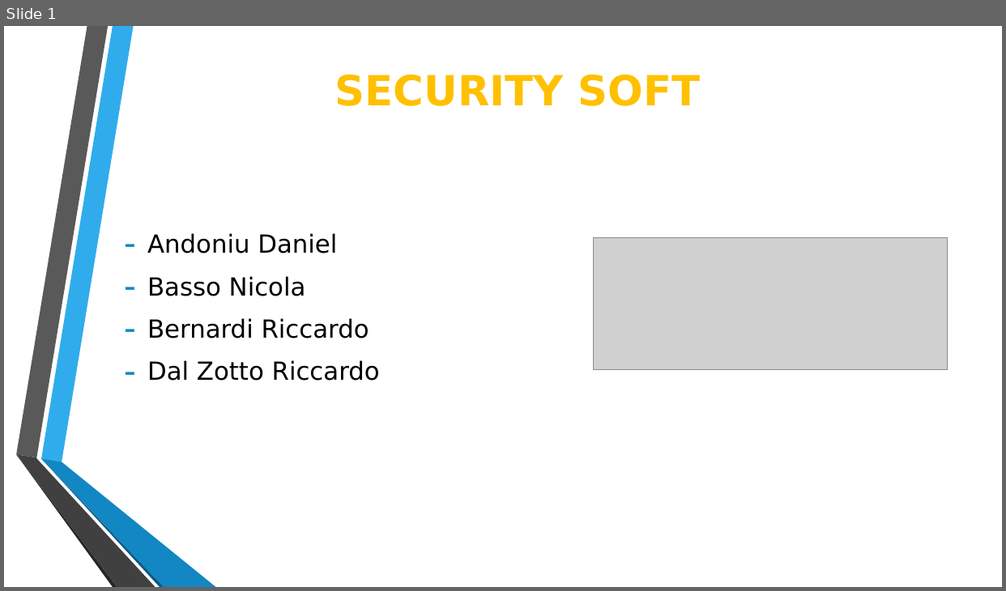
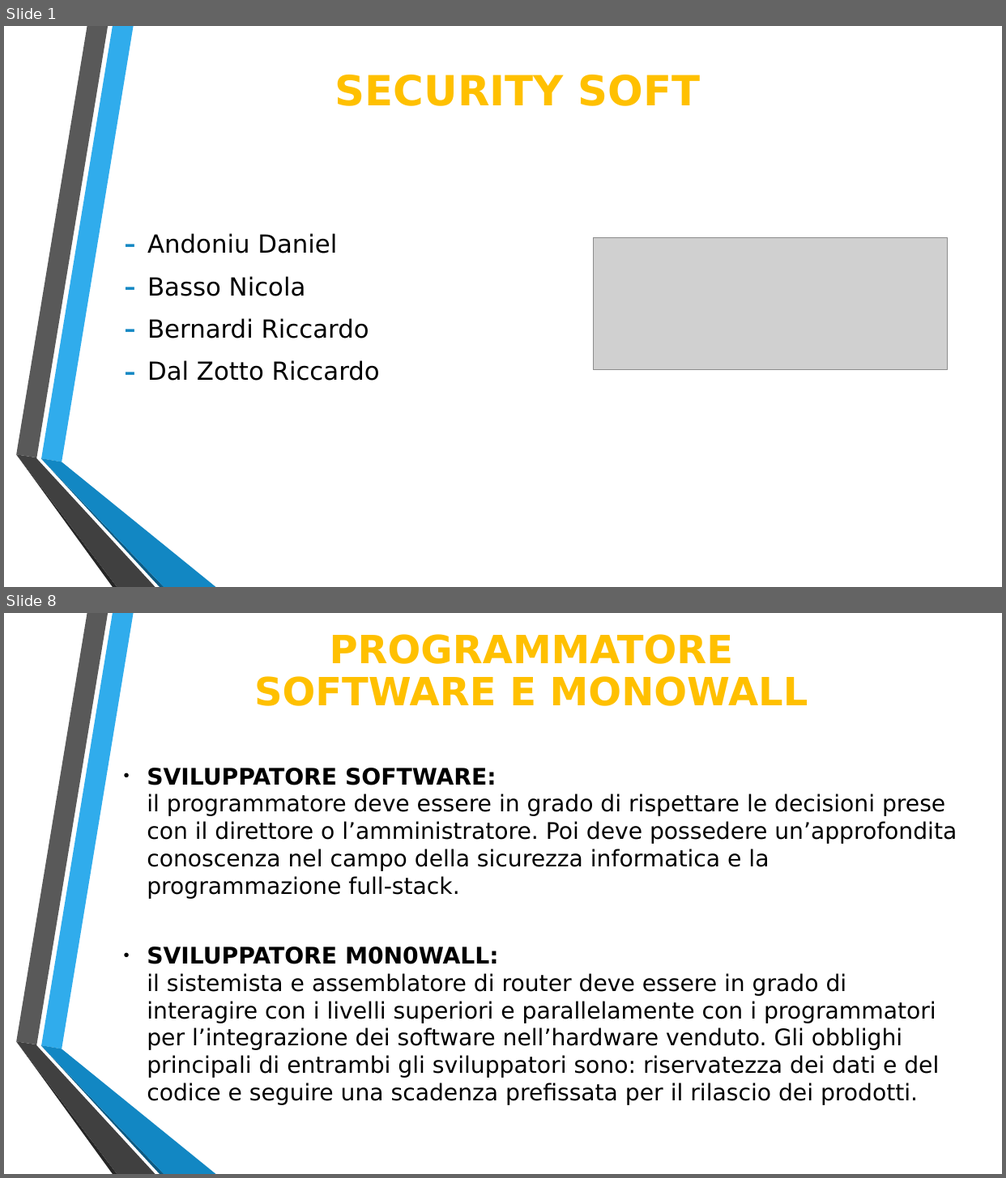
Before and after one commit to Lince99/GPOI, a slide deck: m0n0wall/Presentazione_M0n0wall.odp. Shown one above the other, each under a label of ours: slide 1 before the commit, slides 1 and 8 after it; the slides between them are not shown. The pictures are 1006x591 and 1006x1178 pixels, drawn with LibreOffice and Linux fonts; fonts in the diff are those of the drawing; grey boxes stand for pictures. Boxes give left, top, right and bottom in pixels: in the first picture for what was removed or moved away, otherwise in the second. Text is boxed around its words. In the diff, an @@ line names an element or a change of style, - is before the commit and + after.

```diff
--- a/m0n0wall/Presentazione_M0n0wall.odp
+++ b/m0n0wall/Presentazione_M0n0wall.odp
@@ slide 8 added at bbox=[4, 613, 1002, 1174], background #FFFFFF; not listed: 6 template elements that a slide beside it also shows @@
@@ title added at bbox=[254, 634, 808, 706], 37.4 pt, text #FFC000, bold @@
+PROGRAMMATORE SOFTWARE E MONOWALL
@@ text added at bbox=[147, 768, 957, 1105], 22 pt, text #000000 @@
+● SVILUPPATORE SOFTWARE:
+  il programmatore deve essere in grado di rispettare le decisioni prese con il direttore o l’amministratore. Poi deve possedere un’approfondita conoscenza nel campo della sicurezza informatica e la programmazione full-stack.
+● SVILUPPATORE M0N0WALL:
+  il sistemista e assemblatore di router deve essere in grado di interagire con i livelli superiori e parallelamente con i programmatori per l’integrazione dei software nell’hardware venduto. Gli obblighi principali di entrambi gli sviluppatori sono: riservatezza dei dati e del codice e seguire una scadenza prefissata per il rilascio dei prodotti.
```
Also in this commit, not shown: 7 slides changed, 1 other slide added, 2 slides removed, 1 other file.
